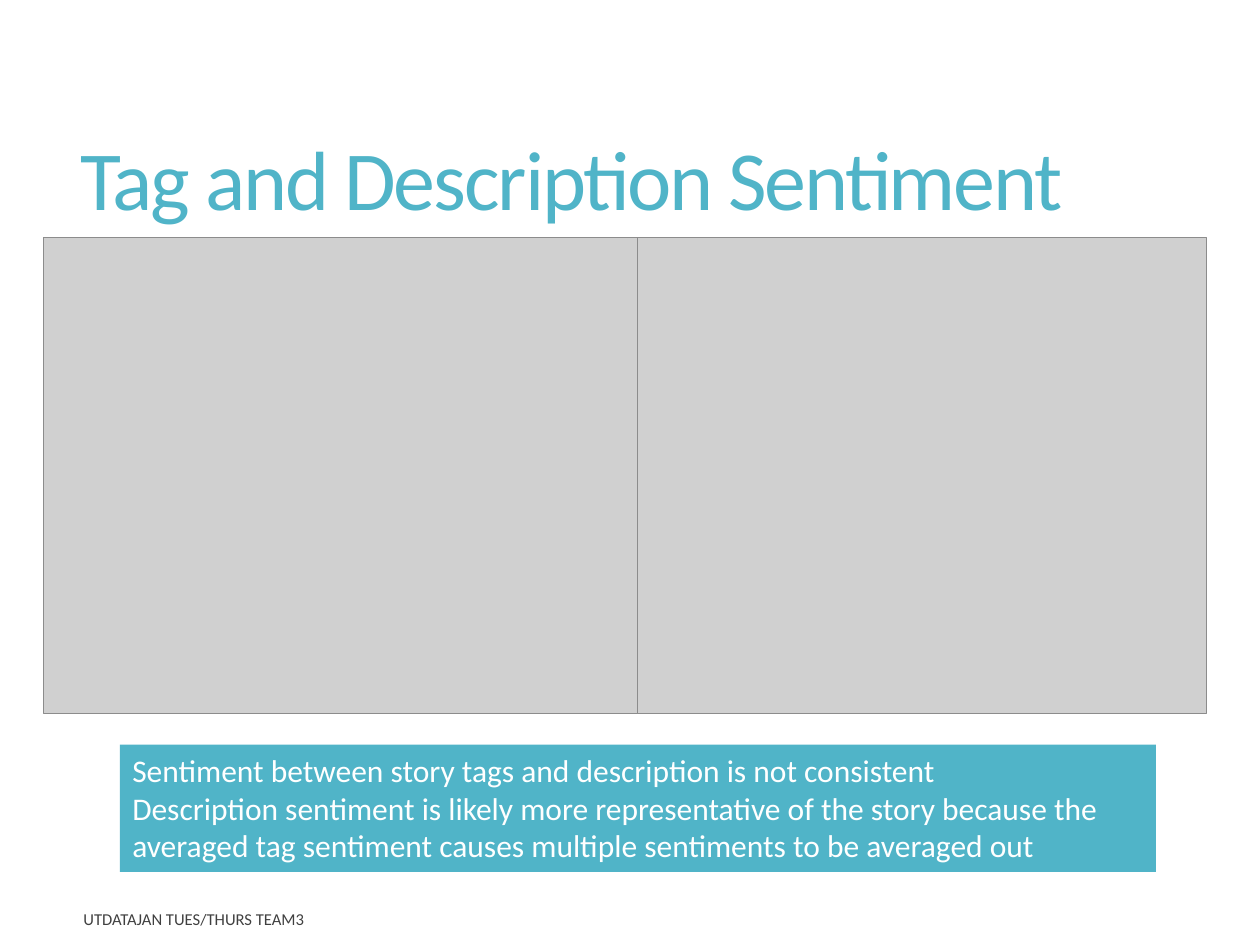
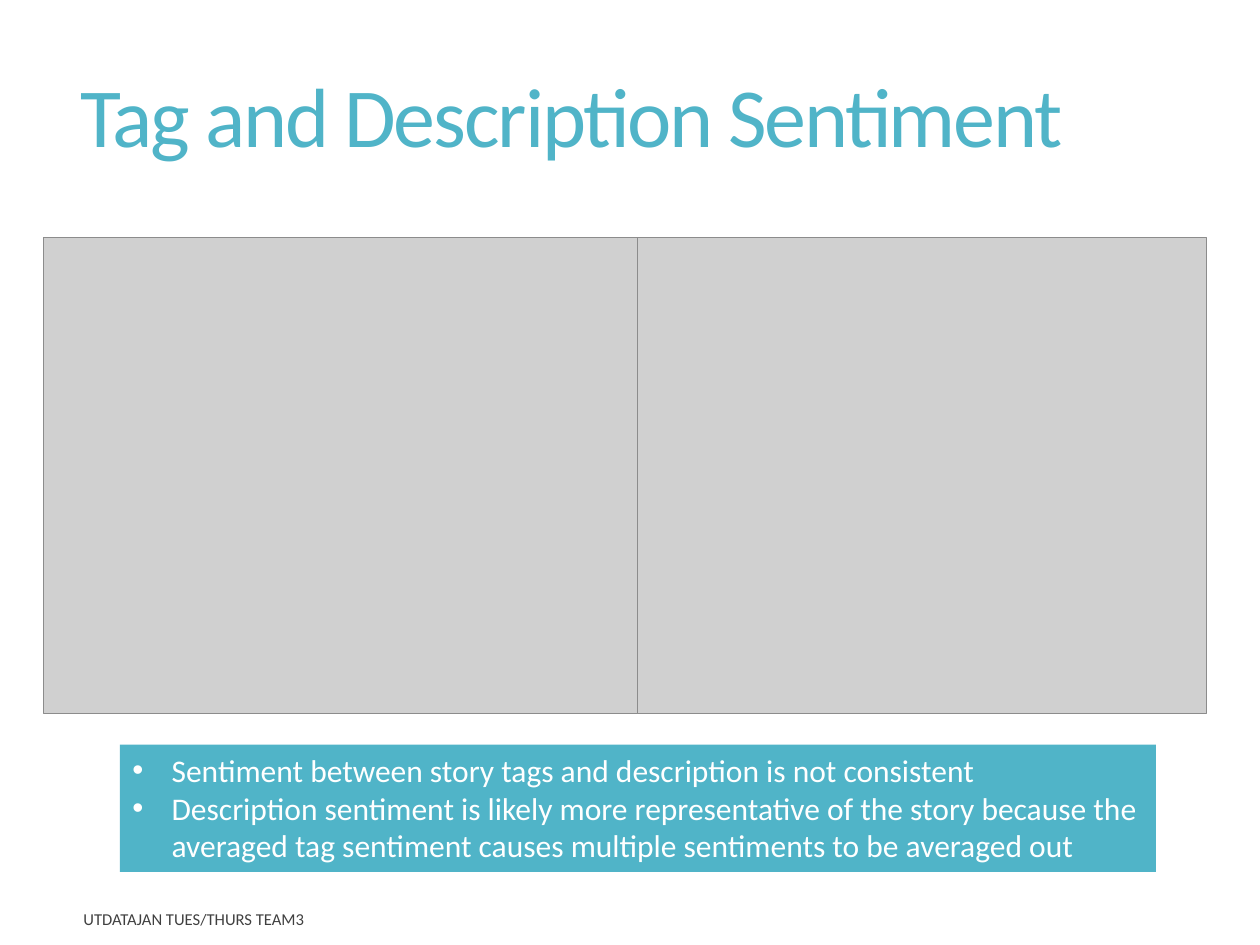
Before and after one commit to rupalimayekar/ProjectWattpad, a slide deck: slide 9 of WattpadPrez.pptx (slide 8 before the commit). Drawn at 1260x945 pixels with LibreOffice and Linux fonts; fonts in the diff are those of the drawing; grey boxes stand for pictures. Boxes give left, top, right and bottom in pixels: in the first picture for what was removed or moved away, otherwise in the second. Text is boxed around its words. In the diff, an @@ line names an element or a change of style, - is before the commit and + after.

```diff
--- a/WattpadPrez.pptx
+++ b/WattpadPrez.pptx
@@ title "Tag and Description Sentiment" at (81,88,1063,162): vertical alignment middle to top @@
@@ rectangle "Sentiment between story tags and ..." at (120,745,1155,872): bullet none to • @@
```
Also in this commit, not shown: 7 other slides changed, 2 slides added, 1 slide removed, 19 other files.
